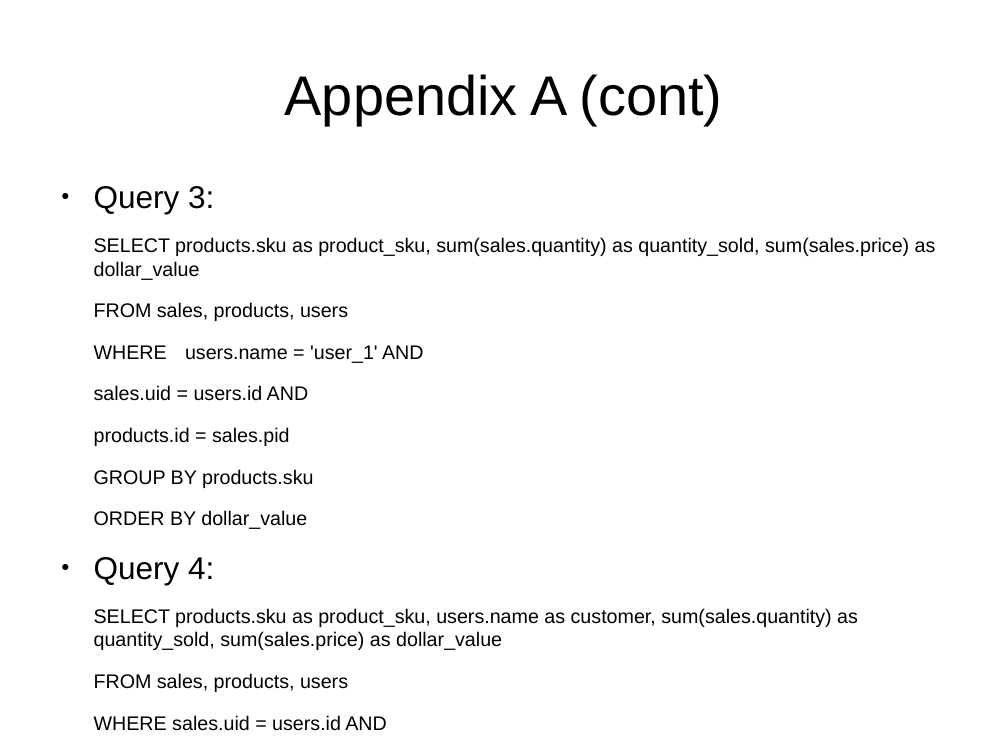
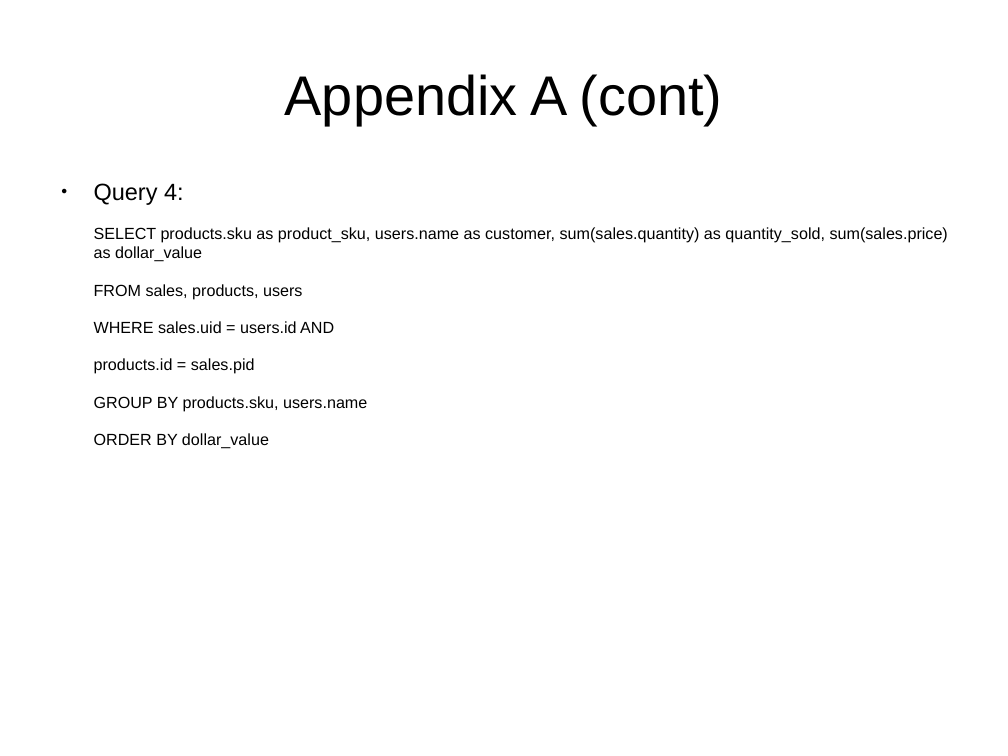
Before and after one commit to afcarl/dse201_final, a slide deck: slide 8 of dse201_final_report.odp. Drawn at 1008x756 pixels with LibreOffice and Linux fonts; fonts in the diff are those of the drawing. Boxes give left, top, right and bottom in pixels: in the first picture for what was removed or moved away, otherwise in the second. Text is boxed around its words. In the diff, an @@ line names an element or a change of style, - is before the commit and + after.

```diff
--- a/dse201_final_report.odp
+++ b/dse201_final_report.odp
@@ text "Query 4:" at (x1=94, y1=183, x2=948, y2=449): size 24.8 to 18.5 pt in "Query 4:"; size 15.5 to 12.7 pt @@
@@ text at (x1=94, y1=186, x2=936, y2=529): paragraphs removed @@
-● Query 3:
-SELECT products.sku as product_sku, sum(sales.quantity) as quantity_sold, sum(sales.price) as dollar_value
-FROM sales, products, users
-WHERE users.name = 'user_1' AND
-sales.uid = users.id AND
-products.id = sales.pid
-GROUP BY products.sku
-ORDER BY dollar_value
```
Also in this commit, not shown: 4 other slides changed, 1 slide added, 1 slide removed.
